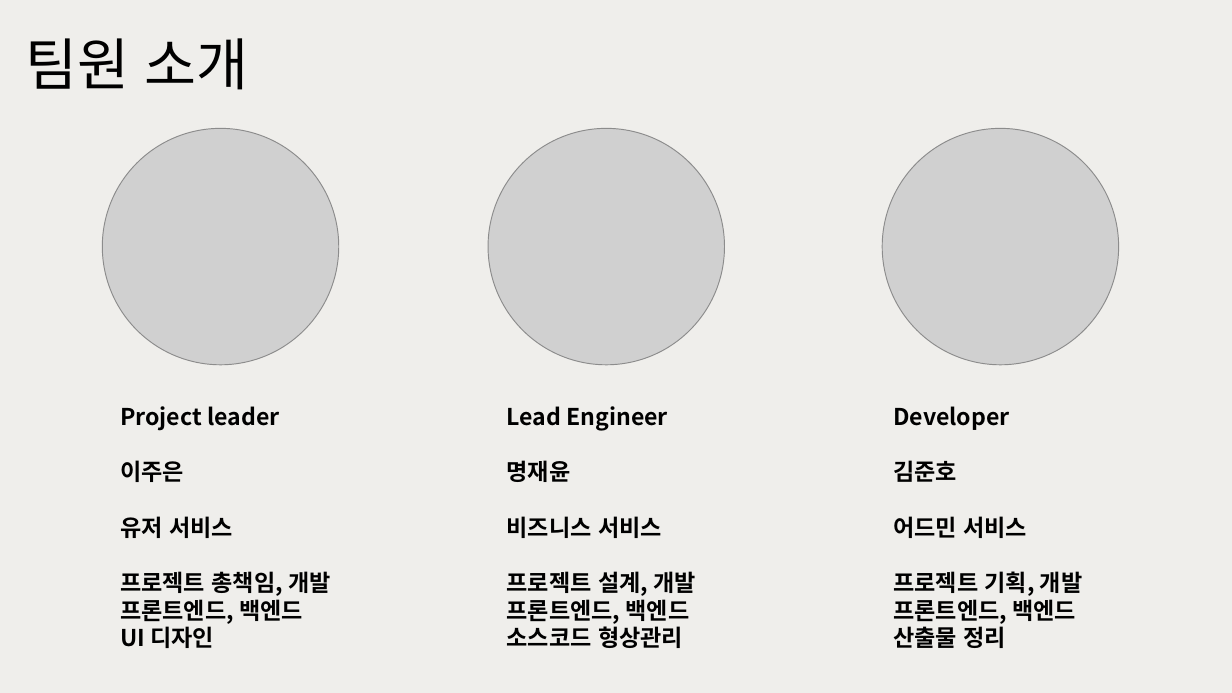
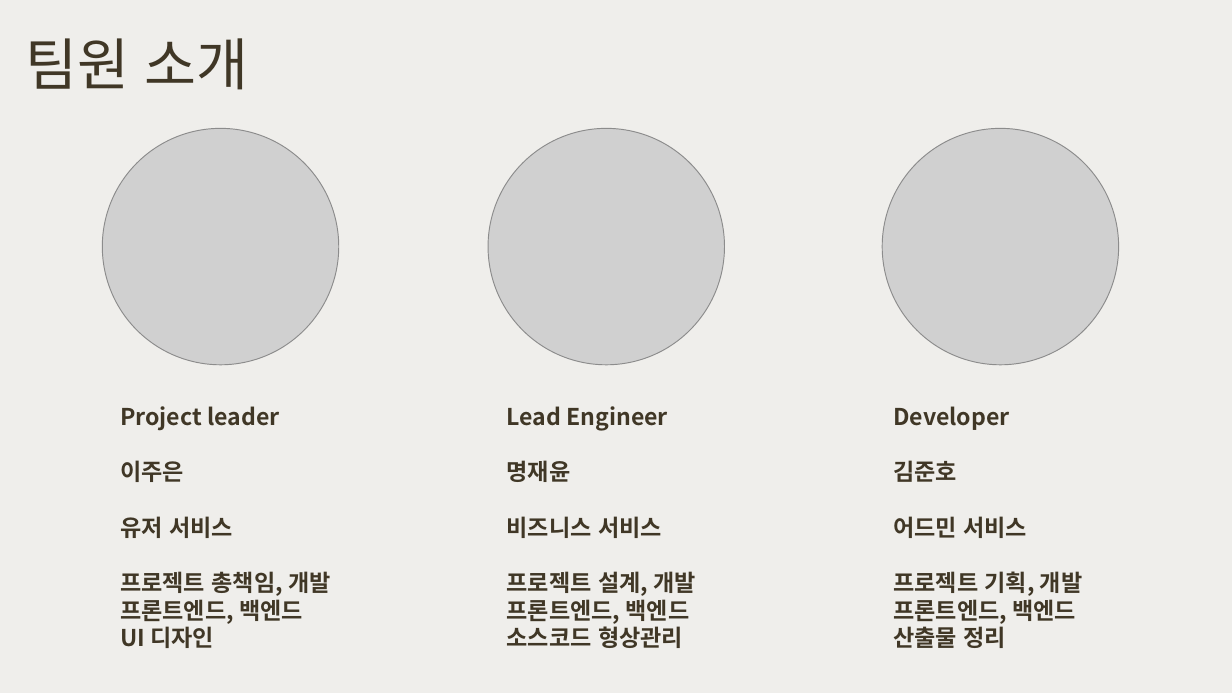
Before and after one commit to happyjane210/GIT2021-working, a slide deck: slide 15 of 9-project/1. 프로젝트 기획/주간 커-피 (초안).pptx (slide 8 before the commit). Drawn at 1232x693 pixels with LibreOffice and Linux fonts; fonts in the diff are those of the drawing; grey boxes stand for pictures. Boxes give left, top, right and bottom in pixels: in the first picture for what was removed or moved away, otherwise in the second. Text is boxed around its words. In the diff, an @@ line names an element or a change of style, - is before the commit and + after.

```diff
--- a/9-project/1. 프로젝트 기획/주간 커-피 (초안).pptx
+++ b/9-project/1. 프로젝트 기획/주간 커-피 (초안).pptx
@@ text colour #000000 to #403726 in 4 elements at (25,38,249,90), (120,406,331,648), (507,406,696,648), (893,406,1083,648) @@
```
Also in this commit, not shown: 5 other slides changed, 8 slides added, 1 slide removed.
